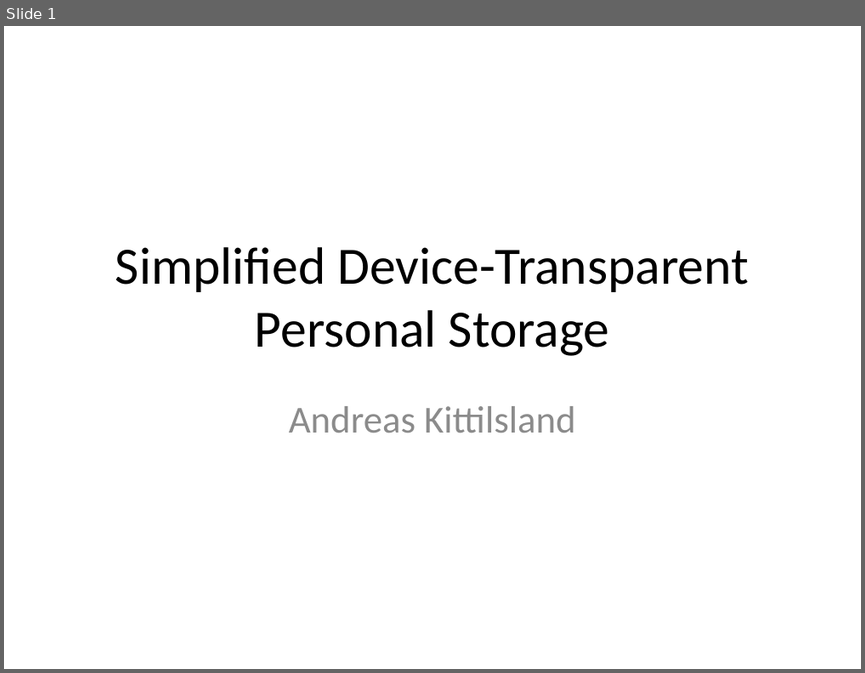
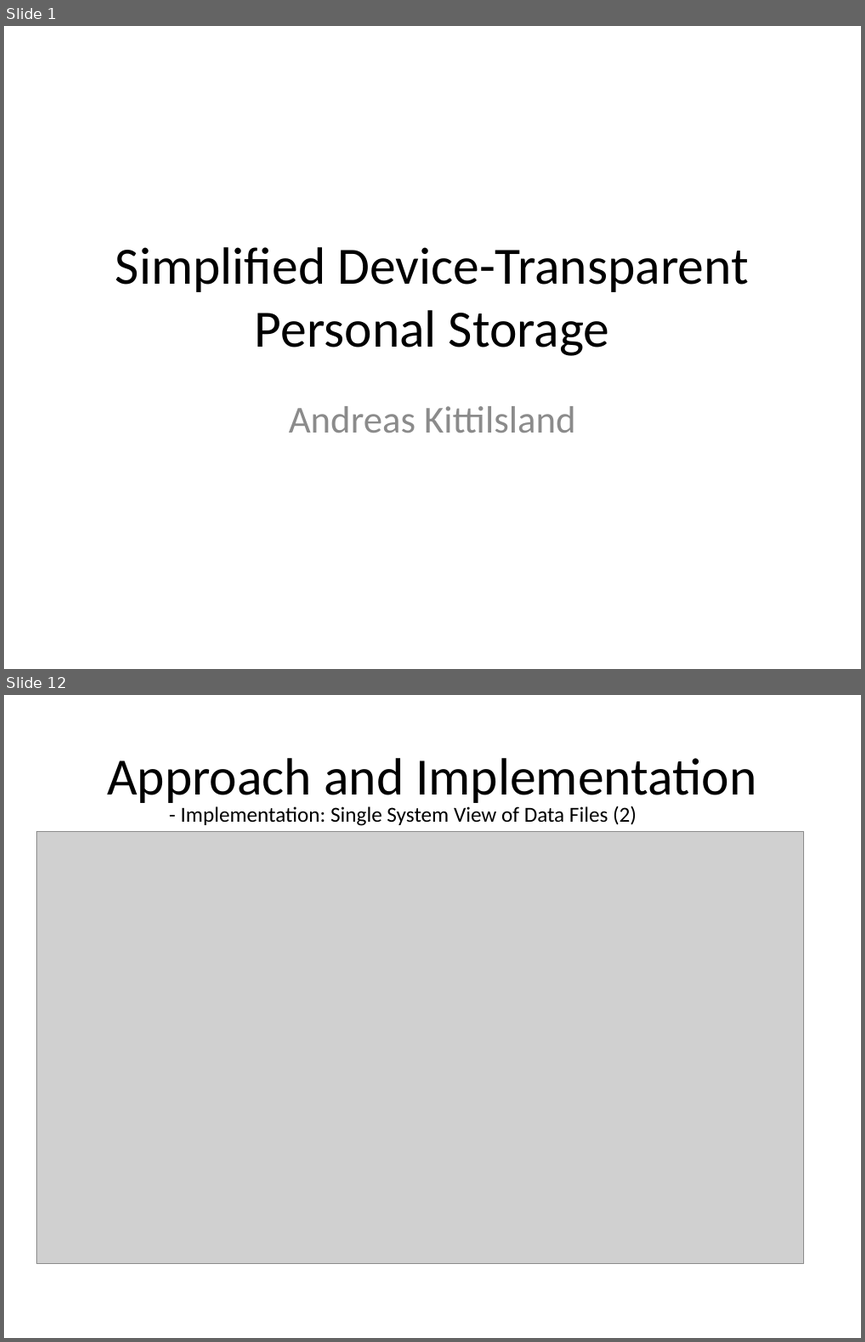
Before and after one commit to AndreasKi/Master, a slide deck: Documents/Presentation.pptx. Shown one above the other, each under a label of ours: slide 1 before the commit, slides 1 and 12 after it; the slides between them are not shown. The pictures are 865x673 and 865x1342 pixels, drawn with LibreOffice and Linux fonts; fonts in the diff are those of the drawing; grey boxes stand for pictures. Boxes give left, top, right and bottom in pixels: in the first picture for what was removed or moved away, otherwise in the second. Text is boxed around its words. In the diff, an @@ line names an element or a change of style, - is before the commit and + after.

```diff
--- a/Documents/Presentation.pptx
+++ b/Documents/Presentation.pptx
@@ slide 12 added at bbox=[4, 695, 861, 1338], background #FFFFFF @@
@@ title added at bbox=[107, 758, 756, 807], 44 pt, text #000000 @@
+Approach and Implementation
@@ text added at bbox=[181, 805, 636, 826], 18 pt, text #000000 @@
+- Implementation: Single System View of Data Files (2)
@@ picture added at bbox=[36, 831, 803, 1263] @@
```
Also in this commit, not shown: 2 slides changed, 34 other slides added, 3 slides removed.
